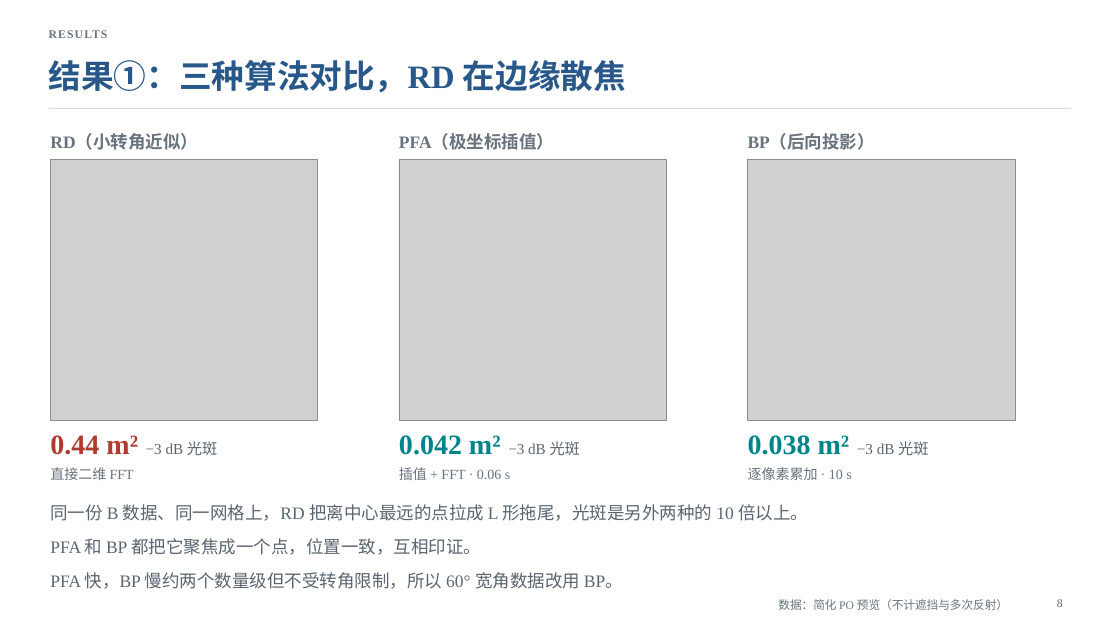
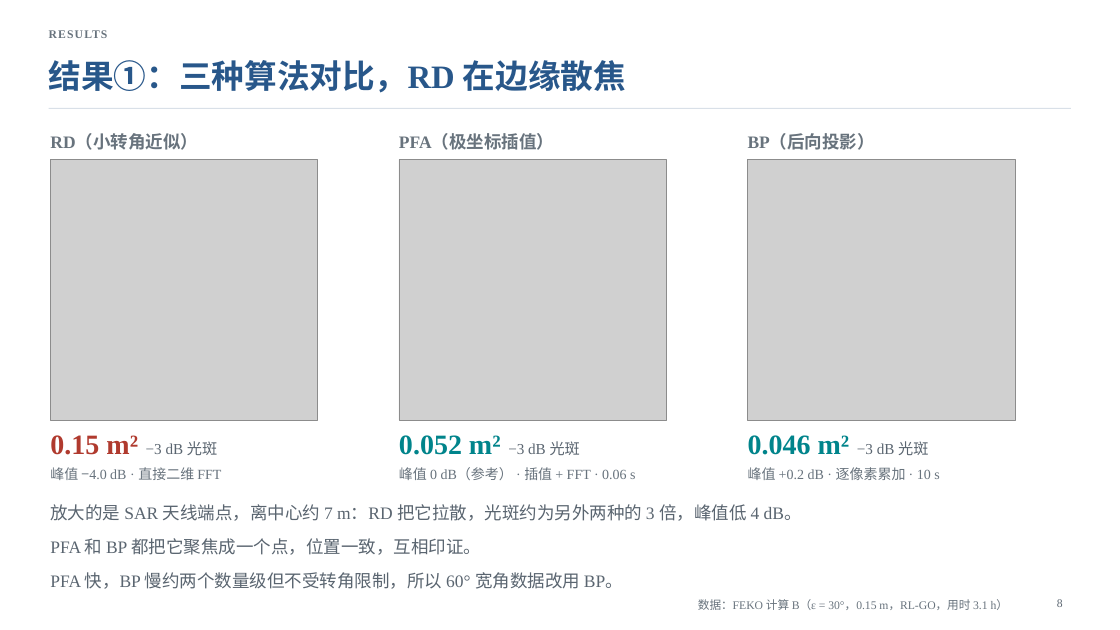
Before and after one commit to anotherdimension1013-del/2026whph, a slide deck: slide 8 of isar/ppt/ISAR_RADARSAT1_汇报.pptx. Drawn at 1120x630 pixels with LibreOffice and Linux fonts; fonts in the diff are those of the drawing; grey boxes stand for pictures; background and template pictures are left out. Boxes give left, top, right and bottom in pixels: in the first picture for what was removed or moved away, otherwise in the second. Text is boxed around its words. In the diff, an @@ line names an element or a change of style, - is before the commit and + after.

```diff
--- a/isar/ppt/ISAR_RADARSAT1_汇报.pptx
+++ b/isar/ppt/ISAR_RADARSAT1_汇报.pptx
@@ text at (50, 435, 217, 455): text changed @@
-0.44 m² −3 dB 光斑
+0.15 m² −3 dB 光斑
@@ text at (399, 435, 580, 455): text changed @@
-0.042 m² −3 dB 光斑
+0.052 m² −3 dB 光斑
@@ text at (748, 435, 928, 455): text changed @@
-0.038 m² −3 dB 光斑
+0.046 m² −3 dB 光斑
@@ text at (50, 467, 221, 480): text changed @@
-直接二维 FFT
+峰值 −4.0 dB · 直接二维 FFT
@@ text at (399, 467, 635, 480): text changed @@
-插值 + FFT · 0.06 s
+峰值 0 dB（参考） · 插值 + FFT · 0.06 s
@@ text at (748, 467, 939, 480): text changed @@
-逐像素累加 · 10 s
+峰值 +0.2 dB · 逐像素累加 · 10 s
@@ text at (50, 504, 802, 521): text changed @@
-同一份 B 数据、同一网格上，RD 把离中心最远的点拉成 L 形拖尾，光斑是另外两种的 10 倍以上。
+放大的是 SAR 天线端点，离中心约 7 m：RD 把它拉散，光斑约为另外两种的 3 倍，峰值低 4 dB。
@@ text at (698, 599, 1008, 610): text changed @@
-数据：简化 PO 预览（不计遮挡与多次反射）
+数据：FEKO 计算 B（ε = 30°，0.15 m，RL-GO，用时 3.1 h）
```
Also in this commit, not shown: 12 other files.
